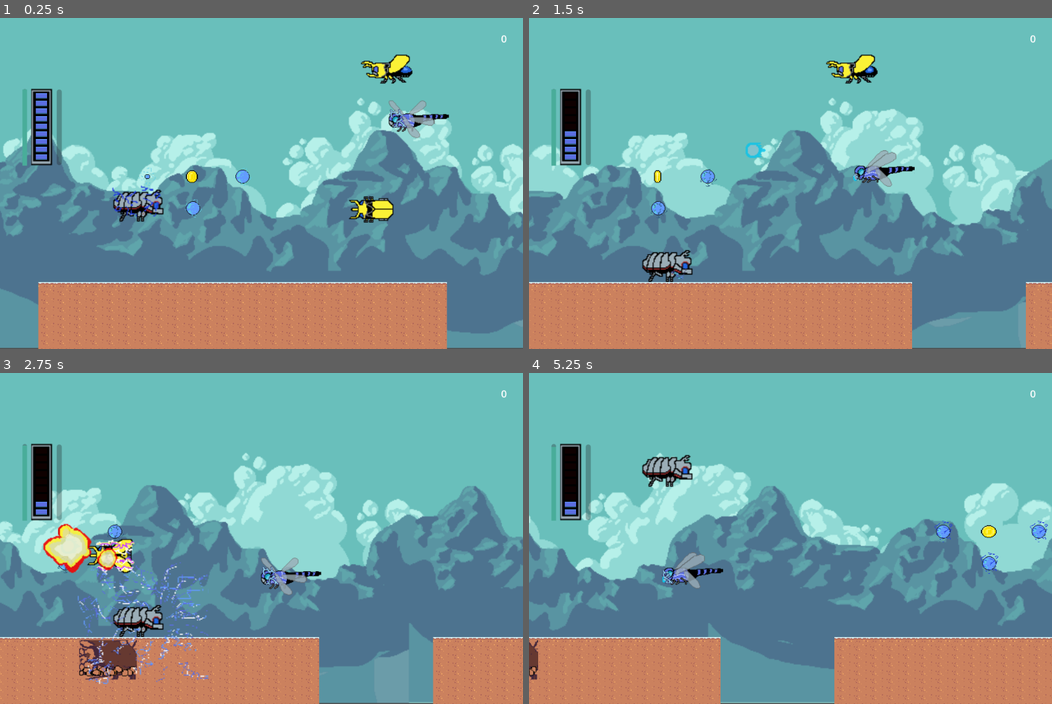
Above: before the commit, frames 1-4 (two rows, left to right).
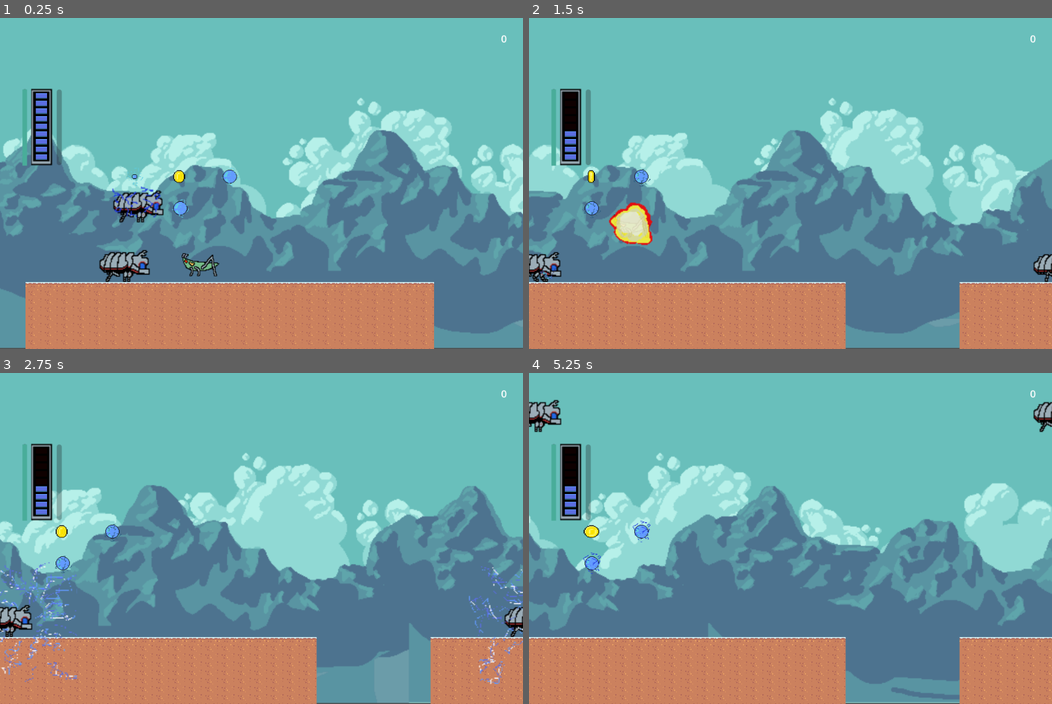
Above: after the commit, the same moments.

Repository: alphaFaiz/cy-bugs
Game: Godot game, scene res://game.tscn
Two runs of this game, one before a commit and one after it. Both use one fixed random seed, a clock stepped at 60 frames per second and the inputs below.
Inputs:
- Up to frame 1 (0.25 s): no input
- Up to frame 2 (1.5 s): hold Up (ui_up) from 0.53 s (still down); tap Z (attack) at 0.6, 1.35 s
- Up to frame 3 (2.75 s): release Up (ui_up) at 2.03 s; hold Down (ui_down) from 2.03 s (still down); hold X (switch_form) from 2.03 s (still down); tap Z (attack) at 2.3 s
- Up to frame 4 (5.25 s): release Down (ui_down) at 2.78 s; release X (switch_form) at 2.78 s; hold Up (ui_up) 2.78-4.28 s; tap Z (attack) at 2.85, 3.6, 4.55, 5.1 s; tap C (skill) at 4.15 s; hold Down (ui_down) 4.28-5.03 s; tap X (switch_form) at 4.35 s; tap Up (ui_up) at 4.52 s; hold Up (ui_up) from 5.03 s (still down)

The runs differ from the first frame. In frame 1, 5.5% of the frame differs, in the area x 4-86%, y 11-100%; in frame 2, 9.8%; in frame 3, 8.1%; in frame 4, 13%, in the area x 0-100%, y 8-100%.
Error after the commit: Invalid access to property or key 'global_position' on a base object of type 'previously freed'. (res://game.gd:50)

Commit message:
hoppers enemy

Diff:
--- a/Player.gd
+++ b/Player.gd
@@ -59,7 +59,9 @@
 
 var current_mask = 1
 var jump_speed = 500
-var gravity = 200
+#var gravity = 200
+var gravity: int = ProjectSettings.get_setting("physics/2d/default_gravity")
+
 var y_vel = 0
 var max_y_vel = 300
 
@@ -252,8 +254,7 @@
 		enemy.velocity /= 12
 		enemy.speed /= 12
 		enemy.animation_speed /= 3.0
-		if enemy.get_node("Timer"):
-			print(enemy)
+		enemy.gravity /= 12
 	emit_signal("clockup_mode", true)
 	clockupTimer.start()
 	return true
@@ -269,8 +270,8 @@
 	var enemies = get_tree().get_nodes_in_group("Enemy")
 	for enemy in enemies:
 		if enemy.speed < enemy.default_speed:
-#			enemy.velocity *= 12
 			enemy.speed *= 12
+			enemy.gravity = gravity
 			enemy.animation_speed = enemy.default_animation_speed
 	var regex = RegEx.new()
 	regex.compile("clockUpEffect")
--- a/enemies/base_enemy.gd
+++ b/enemies/base_enemy.gd
@@ -52,7 +52,7 @@
 	return null
 
 func _on_attack_area_body_entered(player: Player) -> void:
-	pass
+	is_attacking = true
 
 func attack_player():
 	pass
--- a/enemies/base_enemy.tscn
+++ b/enemies/base_enemy.tscn
@@ -138,3 +138,5 @@
 
 [node name="RayCastBottom" type="RayCast2D" parent="."]
 target_position = Vector2(0, 28)
+
+[connection signal="body_entered" from="AttackArea" to="." method="_on_attack_area_body_entered"]
--- a/enemies/bee_enemy.gd
+++ b/enemies/bee_enemy.gd
@@ -12,8 +12,5 @@
 	var steering := desired_velocity - _velocity
 	velocity += steering / 6.0
 
-func _on_attack_area_body_entered(player: Player) -> void:
-	is_attacking = true
-
 func attack_player():
 	_collision_shape.rotate(PI/2)
--- a/enemies/caucasus_enemy.gd
+++ b/enemies/caucasus_enemy.gd
@@ -10,7 +10,5 @@
 	var steering := desired_velocity - _velocity
 	velocity += steering / 3.0
 
-func _on_attack_area_body_entered(player: Player) -> void:
-	is_attacking = true
-	velocity += Vector2(-speed * 4, 0)
-#	move_and_collide(velocity)
+func attack_player() -> void:
+	velocity += Vector2(-speed, 0)
--- a/enemies/drake_bullet_enemy.gd
+++ b/enemies/drake_bullet_enemy.gd
@@ -1,5 +1,6 @@
 extends BaseEnemy
 
 func _physics_process(delta: float) -> void:
-	velocity = Vector2(-speed * 4, 0)
+	_animated_sprite.speed_scale = animation_speed
+	velocity = Vector2(-speed * 2, 0)
 	move_and_collide(velocity * delta)
--- a/enemies/drake_bullet_enemy.tscn
+++ b/enemies/drake_bullet_enemy.tscn
@@ -85,21 +85,23 @@
 }]
 
 [sub_resource type="CircleShape2D" id="CircleShape2D_cuwr0"]
-radius = 14.1421
+radius = 9.21955
 
 [sub_resource type="CircleShape2D" id="CircleShape2D_56fer"]
 resource_local_to_scene = true
-radius = 25.9615
+radius = 11.0454
 
 [sub_resource type="CircleShape2D" id="CircleShape2D_xit6u"]
 resource_local_to_scene = true
-radius = 19.2354
+radius = 13.0
 
 [node name="drake_bullet_enemy" instance=ExtResource("1_b1uuo")]
+position = Vector2(0, 9)
 script = ExtResource("2_bsfi5")
 
 [node name="AnimatedSprite2D" parent="." index="0"]
-position = Vector2(5, 0)
+position = Vector2(4, 0)
+scale = Vector2(1, 1)
 sprite_frames = SubResource("SpriteFrames_s00om")
 autoplay = "idle"
 
--- a/enemies/drake_dragonfly_enemy.gd
+++ b/enemies/drake_dragonfly_enemy.gd
@@ -2,26 +2,22 @@
 
 @onready var shoot_timer = $ShootTimer
 @onready var default_wait_time = shoot_timer.wait_time
+@onready var sprite_height = $CollisionShape2D.shape.radius
+@onready var sprite_width = $CollisionShape2D.shape.height
 
 const drake_bullet = preload("res://enemies/drake_bullet_enemy.tscn")
 var head_down = true
 
-#func _ready():
-#	shoot_timer.wait_time = shoot_timer.wait_time * (speed/ default_speed)
-#	print("shoot_timer.wait_time:", shoot_timer.wait_time)
+func _physics_process(delta: float) -> void:
+	super(delta)
+	moving()
 
-func orbit_target() -> void:
-	var direction := _target.global_position.direction_to(global_position)
-	follow(_target.global_position)
-
-# Steers towards the target position.
-func follow(target_global_position: Vector2) -> void:
+func moving() -> void:
 	var new_wait_time = default_wait_time * (default_speed / speed )
 	if new_wait_time != shoot_timer.wait_time:
 		shoot_timer.stop()
 	shoot_timer.wait_time = new_wait_time
 
-	print("shoot_timer.wait_time:", shoot_timer.wait_time)
 	if head_down:
 		velocity = Vector2(0, +speed)
 	else:
@@ -29,25 +25,15 @@
 
 	if _bottom_raycast.is_colliding():
 		head_down = false
-	elif _top_raycast.is_colliding() or global_position.y <= get_node("CollisionShape2D").shape.radius:
+	elif _top_raycast.is_colliding() or global_position.y <= sprite_height:
 		head_down = true
 
-func _on_attack_area_body_entered(player: Player) -> void:
-	is_attacking = true
-
 func attack_player():
-	if _target:
-		follow(_target.global_position)
 	if shoot_timer.is_stopped():
 		shoot_timer.start()
 
 func _on_shoot_timer_timeout() -> void:
-	print("shoot!")
-	if _target:
-		follow(_target.global_position)
 	if is_attacking:
 		var inst = drake_bullet.instantiate()
-		print("shoot!", global_position.y, " - ", position.y)
-#		inst.position = Vector2(global_position.x - get_node("CollisionShape2D").shape.height/1.5, global_position.y + 20)
-		inst.position = global_position
+		inst.position = Vector2(position.x - sprite_width/1.9, position.y + 20)
 		get_parent().add_child(inst)
--- a/enemies/drake_dragonfly_enemy.tscn
+++ b/enemies/drake_dragonfly_enemy.tscn
@@ -57,7 +57,7 @@
 }],
 "loop": true,
 "name": &"approach",
-"speed": 5.0
+"speed": 10.0
 }, {
 "frames": [{
 "duration": 1.0,
@@ -74,7 +74,7 @@
 }],
 "loop": true,
 "name": &"attack",
-"speed": 5.0
+"speed": 15.0
 }, {
 "frames": [{
 "duration": 1.0,
@@ -96,12 +96,12 @@
 }],
 "loop": true,
 "name": &"walk",
-"speed": 5.0
+"speed": 10.0
 }]
 
 [sub_resource type="CircleShape2D" id="CircleShape2D_808hn"]
 resource_local_to_scene = true
-radius = 479.067
+radius = 94.1329
 
 [sub_resource type="CircleShape2D" id="CircleShape2D_ndefg"]
 resource_local_to_scene = true
@@ -114,15 +114,15 @@
 scale = Vector2(1.2, 1.2)
 sprite_frames = SubResource("SpriteFrames_uscnj")
 animation = &"attack"
+autoplay = "idle"
 
 [node name="CollisionShape2D" parent="." index="1"]
 position = Vector2(2, 3)
 
 [node name="DetectionArea" parent="." index="2"]
-position = Vector2(2, 2)
+position = Vector2(0, 3)
 
 [node name="CollisionShape2D" parent="DetectionArea" index="0"]
-position = Vector2(-422, -3)
 shape = SubResource("CircleShape2D_808hn")
 
 [node name="AttackArea" parent="." index="3"]
@@ -133,5 +133,6 @@
 shape = SubResource("CircleShape2D_ndefg")
 
 [node name="ShootTimer" type="Timer" parent="." index="6"]
+wait_time = 1.5
 
 [connection signal="timeout" from="ShootTimer" to="." method="_on_shoot_timer_timeout"]
--- /dev/null
+++ b/enemies/hopper_enemy.gd
@@ -0,0 +1,38 @@
+extends BaseEnemy
+
+const JUMP_VELOCITY = 2.0
+var grounded = false
+
+func _physics_process(delta: float) -> void:
+	_target = find_target()
+	hopper_move(delta)
+
+	if not is_attacking or not _target:
+		animation_name = "idle"
+		_animated_sprite.play(animation_name)
+	elif is_attacking and grounded:
+		attack_player()
+	_animated_sprite.speed_scale = animation_speed
+	move_and_collide(velocity * delta)
+
+func hopper_move(delta: float) -> void:
+	if _bottom_raycast.is_colliding():
+		var orig = _bottom_raycast.global_transform.origin
+		var coll = _bottom_raycast.get_collision_point()
+		var dist = abs(orig.y - coll.y)
+		var depth = abs(_bottom_raycast.target_position.y - dist)
+		position.y -= depth - 1
+		grounded = true
+		velocity.y = 0
+	else:
+		grounded = false
+	if not grounded:
+		velocity.y += gravity * delta
+
+func attack_player():
+	print("jump!")
+	_animated_sprite.speed_scale = animation_speed
+	_animated_sprite.play("attack")
+	velocity.y -= speed* 10
+	print(velocity.y, " - ", gravity)
+	await _animated_sprite.animation_finished and grounded
--- /dev/null
+++ b/enemies/kick_hopper_enemy.tscn
@@ -0,0 +1,158 @@
+[gd_scene load_steps=23 format=3 uid="uid://cev3sd1andtkf"]
+
+[ext_resource type="PackedScene" uid="uid://dwnh4p0oumwto" path="res://enemies/base_enemy.tscn" id="1_hfn06"]
+[ext_resource type="Script" path="res://enemies/hopper_enemy.gd" id="2_oic3w"]
+[ext_resource type="Texture2D" uid="uid://cetqnkobscnhj" path="res://prototype-sprites/kick-hopper-jump.png" id="3_mrfhs"]
+[ext_resource type="Texture2D" uid="uid://b7vg2mpdbwwf5" path="res://prototype-sprites/kick-hopper-idle.png" id="4_02h0m"]
+
+[sub_resource type="AtlasTexture" id="AtlasTexture_xayus"]
+atlas = ExtResource("3_mrfhs")
+region = Rect2(0, 0, 64, 64)
+
+[sub_resource type="AtlasTexture" id="AtlasTexture_e5ec3"]
+atlas = ExtResource("3_mrfhs")
+region = Rect2(64, 0, 64, 64)
+
+[sub_resource type="AtlasTexture" id="AtlasTexture_yl4il"]
+atlas = ExtResource("3_mrfhs")
+region = Rect2(128, 0, 64, 64)
+
+[sub_resource type="AtlasTexture" id="AtlasTexture_0mcp6"]
+atlas = ExtResource("3_mrfhs")
+region = Rect2(192, 0, 64, 64)
+
+[sub_resource type="AtlasTexture" id="AtlasTexture_yedyh"]
+atlas = ExtResource("3_mrfhs")
+region = Rect2(256, 0, 64, 64)
+
+[sub_resource type="AtlasTexture" id="AtlasTexture_4jbu2"]
+atlas = ExtResource("3_mrfhs")
+region = Rect2(64, 0, 64, 64)
+
+[sub_resource type="AtlasTexture" id="AtlasTexture_nt2gd"]
+atlas = ExtResource("3_mrfhs")
+region = Rect2(128, 0, 64, 64)
+
+[sub_resource type="AtlasTexture" id="AtlasTexture_pp70q"]
+atlas = ExtResource("3_mrfhs")
+region = Rect2(192, 0, 64, 64)
+
+[sub_resource type="AtlasTexture" id="AtlasTexture_q4hlg"]
+atlas = ExtResource("3_mrfhs")
+region = Rect2(256, 0, 64, 64)
+
+[sub_resource type="AtlasTexture" id="AtlasTexture_pq3nf"]
+atlas = ExtResource("4_02h0m")
+region = Rect2(0, 0, 64, 64)
+
+[sub_resource type="AtlasTexture" id="AtlasTexture_ij1v1"]
+atlas = ExtResource("4_02h0m")
+region = Rect2(64, 0, 64, 64)
+
+[sub_resource type="AtlasTexture" id="AtlasTexture_m88l7"]
+atlas = ExtResource("4_02h0m")
+region = Rect2(128, 0, 64, 64)
+
+[sub_resource type="AtlasTexture" id="AtlasTexture_38d4p"]
+atlas = ExtResource("4_02h0m")
+region = Rect2(0, 0, 64, 64)
+
+[sub_resource type="AtlasTexture" id="AtlasTexture_oixyb"]
+atlas = ExtResource("4_02h0m")
+region = Rect2(64, 0, 64, 64)
+
+[sub_resource type="AtlasTexture" id="AtlasTexture_sjw4r"]
+atlas = ExtResource("4_02h0m")
+region = Rect2(128, 0, 64, 64)
+
+[sub_resource type="SpriteFrames" id="SpriteFrames_epj8h"]
+resource_local_to_scene = true
+animations = [{
+"frames": [{
+"duration": 1.0,
+"texture": SubResource("AtlasTexture_xayus")
+}, {
+"duration": 1.0,
+"texture": SubResource("AtlasTexture_e5ec3")
+}, {
+"duration": 1.0,
+"texture": SubResource("AtlasTexture_yl4il")
+}, {
+"duration": 1.0,
+"texture": SubResource("AtlasTexture_0mcp6")
+}, {
+"duration": 1.0,
+"texture": SubResource("AtlasTexture_yedyh")
+}],
+"loop": false,
+"name": &"approach",
+"speed": 10.0
+}, {
+"frames": [{
+"duration": 1.0,
+"texture": SubResource("AtlasTexture_4jbu2")
+}, {
+"duration": 1.0,
+"texture": SubResource("AtlasTexture_nt2gd")
+}, {
+"duration": 1.0,
+"texture": SubResource("AtlasTexture_pp70q")
+}, {
+"duration": 1.0,
+"texture": SubResource("AtlasTexture_q4hlg")
+}],
+"loop": false,
+"name": &"attack",
+"speed": 15.0
+}, {
+"frames": [{
+"duration": 1.0,
+"texture": SubResource("AtlasTexture_pq3nf")
+}, {
+"duration": 1.0,
+"texture": SubResource("AtlasTexture_ij1v1")
+}, {
+"duration": 1.0,
+"texture": SubResource("AtlasTexture_m88l7")
+}],
+"loop": true,
+"name": &"idle",
+"speed": 5.0
+}, {
+"frames": [{
+"duration": 1.0,
+"texture": SubResource("AtlasTexture_38d4p")
+}, {
+"duration": 1.0,
+"texture": SubResource("AtlasTexture_oixyb")
+}, {
+"duration": 1.0,
+"texture": SubResource("AtlasTexture_sjw4r")
+}],
+"loop": false,
+"name": &"walk",
+"speed": 5.0
+}]
+
+[sub_resource type="CircleShape2D" id="CircleShape2D_p8wj4"]
+resource_local_to_scene = true
+radius = 275.002
+
+[sub_resource type="CircleShape2D" id="CircleShape2D_dvbx1"]
+resource_local_to_scene = true
+radius = 204.245
+
+[node name="kick_hopper_enemy" instance=ExtResource("1_hfn06")]
+script = ExtResource("2_oic3w")
+
+[node name="AnimatedSprite2D" parent="." index="0"]
+sprite_frames = SubResource("SpriteFrames_epj8h")
+animation = &"approach"
+frame = 4
+frame_progress = 1.0
+
+[node name="CollisionShape2D" parent="DetectionArea" index="0"]
+shape = SubResource("CircleShape2D_p8wj4")
+
+[node name="CollisionShape2D" parent="AttackArea" index="0"]
+shape = SubResource("CircleShape2D_dvbx1")
--- a/game.gd
+++ b/game.gd
@@ -27,7 +27,7 @@
 ]
 var current_segment_index = 0
 
-var speed = 100
+var speed = 200
 # Called when the node enters the scene tree for the first time.
 func _ready():
 	if _player and _energy_bar and _stamina_bar:
--- a/segments/B.tscn
+++ b/segments/B.tscn
@@ -4,8 +4,8 @@
 [ext_resource type="Texture2D" uid="uid://bbsc8uo0mjg30" path="res://common/Tilemap/tiles_packed.png" id="1_kp3ie"]
 [ext_resource type="PackedScene" uid="uid://gp5l3oggxsnp" path="res://pickup-items/lightning_item.tscn" id="2_pnhei"]
 [ext_resource type="PackedScene" uid="uid://blaprf7osksqh" path="res://pickup-items/score_item.tscn" id="3_2cbpc"]
-[ext_resource type="PackedScene" uid="uid://vrhs2s0s3mhy" path="res://enemies/caucasus_enemy.tscn" id="4_xhyyr"]
-[ext_resource type="PackedScene" uid="uid://cnsyk6d1p4wir" path="res://enemies/drake_dragonfly_enemy.tscn" id="6_ihea1"]
+[ext_resource type="PackedScene" uid="uid://cev3sd1andtkf" path="res://enemies/kick_hopper_enemy.tscn" id="6_i3crk"]
+[ext_resource type="PackedScene" uid="uid://3652aylf4yu6" path="res://Player.tscn" id="7_74wtq"]
 
 [sub_resource type="TileSetAtlasSource" id="TileSetAtlasSource_d6kvq"]
 texture = ExtResource("1_kp3ie")
@@ -281,11 +281,8 @@
 position = Vector2(498.938, 681)
 shape = SubResource("RectangleShape2D_p72fg")
 
-[node name="caucasus_enemy" parent="." instance=ExtResource("4_xhyyr")]
-position = Vector2(782, 107)
-
-[node name="caucasus_enemy2" parent="." instance=ExtResource("4_xhyyr")]
-position = Vector2(774, 384)
-
-[node name="drake_enemy" parent="." instance=ExtResource("6_ihea1")]
-position = Vector2(844, 180)
+[node name="kick_hopper_enemy" parent="." instance=ExtResource("6_i3crk")]
+position = Vector2(444, 447)
+
+[node name="Player" parent="." instance=ExtResource("7_74wtq")]
+position = Vector2(302, 443)
Binary file changed: prototype-sprites/Drake-attack.aseprite
Binary file changed: prototype-sprites/Drake-attack.png
Binary file changed: prototype-sprites/Drake-bullet.aseprite
Binary file changed: prototype-sprites/Drake-bullet.png
Binary file changed: prototype-sprites/Drake-flying-forward.aseprite
Binary file changed: prototype-sprites/Drake-flying-forward.png
Binary file removed: prototype-sprites/Leonardo_Diffusion_beetle_eating_leaf_2.jpg
Binary file removed: prototype-sprites/Leonardo_Diffusion_beetle_eating_leaf_3.jpg
Binary file added: prototype-sprites/kick-hopper-idle.aseprite
Binary file added: prototype-sprites/kick-hopper-idle.png
Not shown, changed: prototype-sprites/kick-hopper-idle.png.import
Binary file added: prototype-sprites/kick-hopper-jump.aseprite
(and 10 more such lines)
